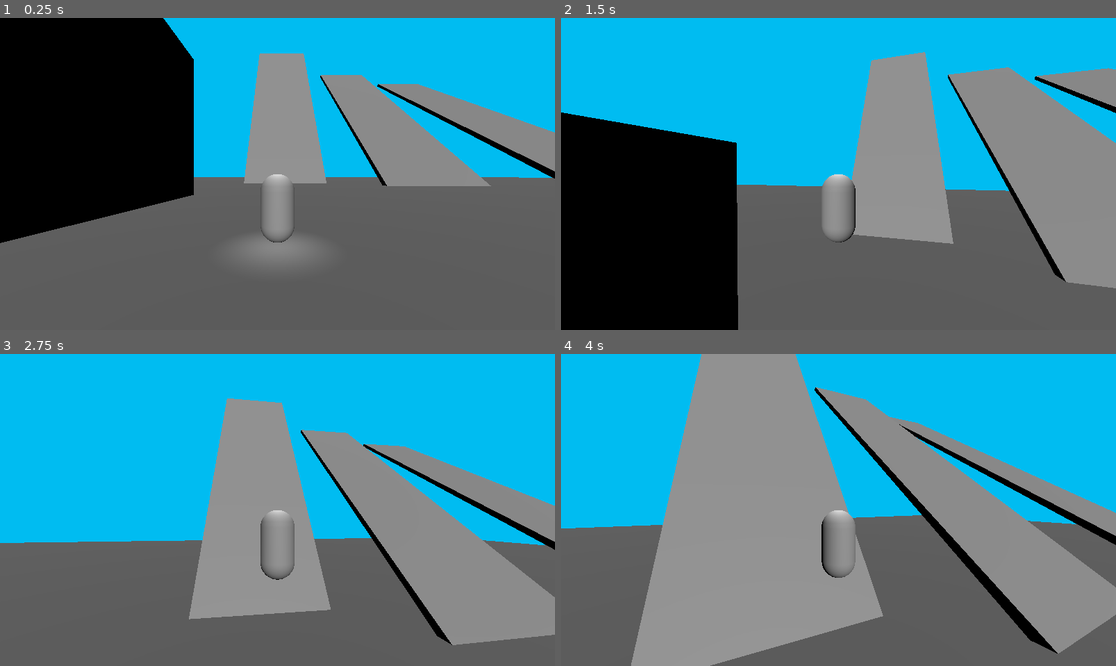
Above: before the commit, frames 1-4 (two rows, left to right).
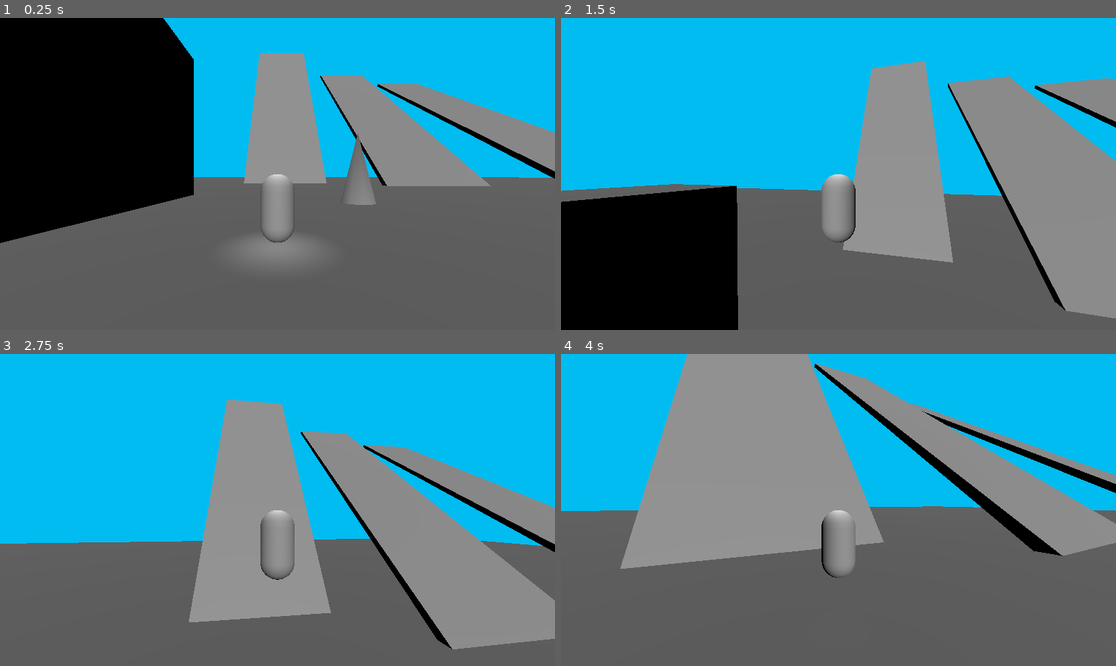
Above: after the commit, the same moments.

Repository: jackmenty/2025-Game
Game: Godot game, scene res://Scenes/Test_level.tscn
Same seed, same stepped clock (60 frames per second), same inputs: the game is played once before the commit and once after it.
Inputs (mouse positions are in pixels of both pictures, inside the frame that each line leads up to):
- Up to frame 1 (0.25 s): no input
- Up to frame 2 (1.5 s): move the mouse to (866, 174) at 0.52 s; hold Space (jump) 0.53-1.28 s; hold W (move_forward) from 0.53 s (still down); move the mouse to (810, 174) at 1.27 s; tap Shift (sprint) at 1.35 s
- Up to frame 3 (2.75 s): keep holding W (move_forward); tap Space (jump) at 1.52, 1.55, 1.82 s; move the mouse to (288, 503) at 2.02 s; hold Space (jump) from 2.03 s (still down)
- Up to frame 4 (4 s): keep holding W (move_forward); move the mouse to (832, 516) at 2.77 s; release Space (jump) at 2.78 s; tap Shift (sprint) at 2.85 s; tap Space (jump) at 3.02, 3.05, 3.32 s; move the mouse to (877, 513) at 3.52 s; hold Space (jump) from 3.53 s (still down)

The runs differ from the first frame. In frame 1, 0.6% of the frame differs, in the area x 62-68%, y 36-60%; in frame 2, 14%; in frame 3, 2.0%; in frame 4, 36%, in the area x 0-100%, y 0-100%.

Commit message:
FIX CHECKPOINT

Diff:
--- a/Scenes/Checkpoint.tscn
+++ b/Scenes/Checkpoint.tscn
@@ -5,6 +5,8 @@
 [sub_resource type="CylinderShape3D" id="CylinderShape3D_rvdls"]
 
 [node name="Checkpoint" type="Area3D"]
+collision_layer = 7
+collision_mask = 3
 script = ExtResource("1_wp6dl")
 
 [node name="CSGCylinder3D" type="CSGCylinder3D" parent="."]
--- a/Scenes/Test_level.tscn
+++ b/Scenes/Test_level.tscn
@@ -1,8 +1,9 @@
-[gd_scene load_steps=4 format=3 uid="uid://cq25k3h20sq30"]
+[gd_scene load_steps=5 format=3 uid="uid://cq25k3h20sq30"]
 
 [ext_resource type="PackedScene" uid="uid://bt1sm4q10r8i4" path="res://Scenes/Die_box.tscn" id="1_rbrd7"]
 [ext_resource type="PackedScene" uid="uid://dqfrll158h75v" path="res://Scenes/Player.tscn" id="1_tfsjm"]
 [ext_resource type="PackedScene" uid="uid://mkr64ivjykh6" path="res://Scenes/Damage_box.tscn" id="3_rbrd7"]
+[ext_resource type="PackedScene" uid="uid://b64xgj4fgraw" path="res://Scenes/Checkpoint.tscn" id="4_mrgul"]
 
 [node name="Level" type="Node3D"]
 
@@ -62,3 +63,6 @@
 
 [node name="DieBox" parent="." instance=ExtResource("1_rbrd7")]
 transform = Transform3D(510.011, 0, 0, 0, 4.05553, 0, 0, 0, 529.734, 0.613417, -16.3615, -17.9019)
+
+[node name="Checkpoint" parent="." instance=ExtResource("4_mrgul")]
+transform = Transform3D(5, 0, 0, 0, 5, 0, 0, 0, 5, 6.09166, 0.781216, -9.39958)
--- a/Scripts/Player.gd
+++ b/Scripts/Player.gd
@@ -9,13 +9,16 @@
 var health = 0
 var damaged = true
 var time_in_air = 1.0
+var checkpoint = Vector3.ZERO
+var start_pos = Vector3.ZERO
 
 
 func _ready():
 	await get_tree().process_frame
 	health = max_health
-
-
+	start_pos = global_position
+	checkpoint = global_position
+	add_to_group("Player")
 
 func take_damage(damage_amount: int):
 	if damaged:
@@ -38,14 +41,15 @@
 	await get_tree().create_timer(5.0).timeout
 	damaged = true
 
-
+func set_checkpoint(position):
+	checkpoint = position
 
 func _physics_process(delta: float) -> void:
 	if not is_on_floor():
 		velocity += get_gravity() * delta * 4
 		time_in_air += delta
 
-	if Input.is_action_just_pressed("jump") and is_on_floor() || Input.is_action_pressed("jump") and time_in_air < .1:
+	if Input.is_action_just_pressed("jump") and is_on_floor() || Input.is_action_pressed("jump") and time_in_air < .2:
 		velocity.y = JUMP_VELOCITY
 
 	var was_on_floor = is_on_floor()
--- a/Scripts/checkpoint.gd
+++ b/Scripts/checkpoint.gd
@@ -1,13 +1,11 @@
 extends Node3D
 
-var checkpoint_manager
+var last_position = null
+var c = false
 
-func _ready() -> void:
-	checkpoint_manager = get_parent().get_parent().get_node("CheckpointManager")
-
-func _process(delta: float) -> void:
-	pass
 
 func _on_body_entered(body: Node3D) -> void:
-	if body.is_in_group("Player"):
-		checkpoint_manager.last_location = $Respawnpoint.global_position
+	if body is CPlayer:
+		#if c == false:
+		body.set_checkpoint(self.get_global_position())
+		print(body)
--- a/Scripts/game_over.gd
+++ b/Scripts/game_over.gd
@@ -2,5 +2,8 @@
 
 
 func _on_checkpoint_pressed() -> void:
+	print("Checkpoint button pressed!")
+	var player = get_tree().get_first_node_in_group("Player")
 	get_tree().reload_current_scene()
+	player.global_position = player.checkpoint
 	Engine.time_scale = 1
